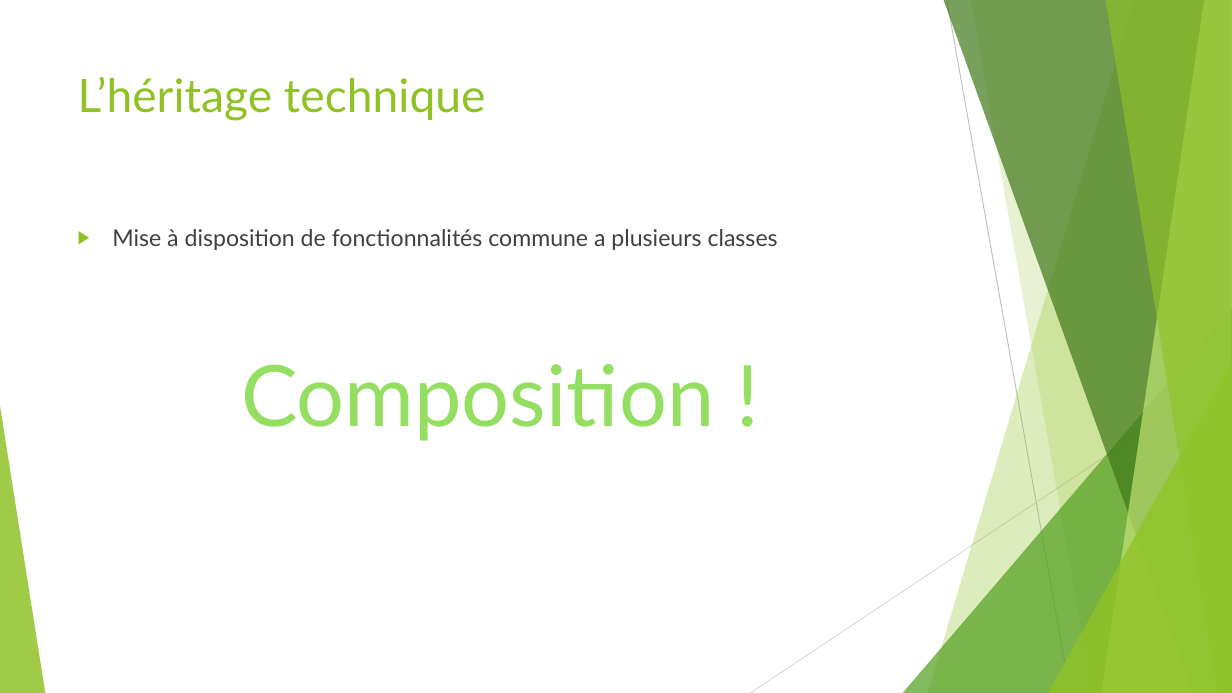
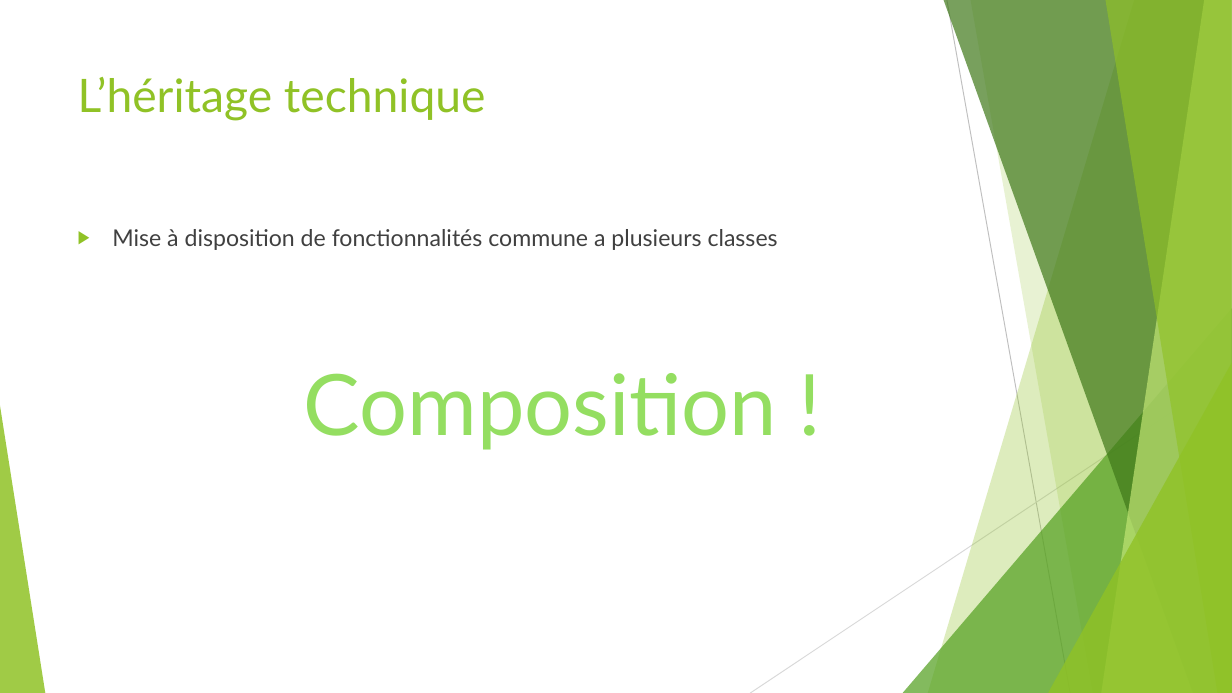
Before and after one commit to worming004/OOPAndGo, a slide deck: slide 15 of PPT/OOPAndGo.pptx. Drawn at 1232x693 pixels with LibreOffice and Linux fonts; fonts in the diff are those of the drawing. Boxes give left, top, right and bottom in pixels: in the first picture for what was removed or moved away, otherwise in the second. Text is boxed around its words. In the diff, an @@ line names an element or a change of style, - is before the commit and + after.

```diff
--- a/PPT/OOPAndGo.pptx
+++ b/PPT/OOPAndGo.pptx
@@ text "Composition !" moved from (x1=241, y1=364, x2=714, y2=441) to (x1=304, y1=373, x2=777, y2=450) @@
```
Also in this commit, not shown: 9 other slides changed, 1 slide added, 1 slide removed, 1 other file.
